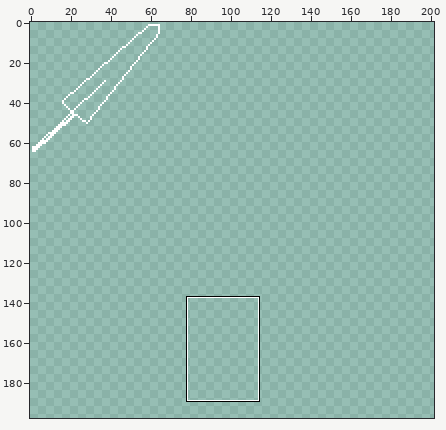
Sprite sheet -- NordicAttack/images/sitem-sheet0.png. The first picture is a wide view before the edit; the outline marks the close-up.
Close-up. Old version:
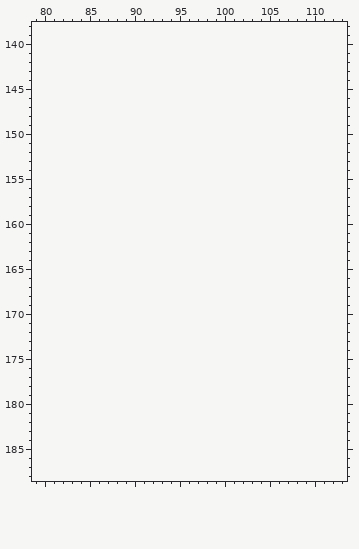
The file is 64x64 pixels. Colours within 5 levels of each other are drawn and written as one. Shown: x 79..113, y 138..188. The old version is drawn lined up with the new one, on the new canvas. The wide view leaves out empty margins. The commit also changed other parts of the picture, which this record leaves out.
After:
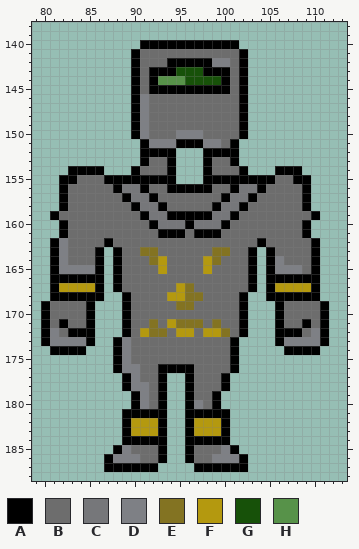
Palette (. is transparent): A #000000  B #6d6d6d  C #76777a  D #7e8085  E #837322  F #b4990f  G #175109  H #579249
Edits made:
canvas 64x64 -> 256x256, the old top-left corner now at 1,1
@@ x 79..113 @@
 139 ...................................
-140 ...................................
-141 ...................................
-142 ...................................
-143 ...................................
-144 ...................................
-145 ...................................
-146 ...................................
-147 ...................................
-148 ...................................
-149 ...................................
-150 ...................................
-151 ...................................
-152 ...................................
-153 ...................................
-154 ...................................
-155 ...................................
-156 ...................................
-157 ...................................
-158 ...................................
-159 ...................................
-160 ...................................
-161 ...................................
-162 ...................................
-163 ...................................
-164 ...................................
-165 ...................................
-166 ...................................
-167 ...................................
-168 ...................................
-169 ...................................
-170 ...................................
-171 ...................................
-172 ...................................
-173 ...................................
-174 ...................................
-175 ...................................
-176 ...................................
-177 ...................................
-178 ...................................
-179 ...................................
-180 ...................................
-181 ...................................
-182 ...................................
-183 ...................................
-184 ...................................
-185 ...................................
-186 ...................................
-187 ...................................
+140 ............AAAAAAAAAAA............
+141 ...........ABBBBBBBBBBBA...........
+142 ...........ABBBAAAAADDBA...........
+143 ...........ABAAAGGGAAABA...........
+144 ...........ABAHHHGGGGABA...........
+145 ...........ABAAAAAAAAABA...........
+146 ...........ADBBBBBBBBBBA...........
+147 ...........ADBBBBBBBBBBA...........
+148 ...........ADBBBBBBBBBBA...........
+149 ...........ADBBBBBBBBBBA...........
+150 ...........ADBBBDDDBBBBA...........
+151 ............ADDDAAADDBA............
+152 ............AAAA...AAAA............
+153 ............ABBA...ABBA............
+154 ....AAAA...ABBBA...ABBBA...AAA.....
+155 ...AABBBAAAAAAAA...AAAAAAAABBAA....
+156 ...ABBBBBACCABBAAAAABBACCABBBBA....
+157 ...ABBBBBBACCABBBBBBBACCABBBBBA....
+158 ...ABBBBBBBACCABBBBBACCABBBBBBA....
+159 ..ABBBBBBBBBACCAAAAACCABBBBBBBBA...
+160 ...ABBBBBBBBBACCCACCCABBBBBBBBA....
+161 ...ABBBBBBBBBBAAABAAABBBBBBBBBA....
+162 ..ADBBBBABBBBBBBBBBBBBBBBABBBBBA...
+163 ..ADBBBA.ABBEEBBBBBBEEBBA.ABBBBA...
+164 ..ADBBBA.ABBBEFBBBBFEBBBA.ADBBBA...
+165 ..ADDDDA.ABBBBFBBBBFBBBBA.ADDDBA...
+166 ..AAAAAA.ABBBBBBBBBBBBBBA.AAAAAA...
+167 ..AFFFFA.ABBBBBBFEBBBBBBA.AFFFFA...
+168 ..AAAAAA..ABBBBFFEEBBBBA..AAAAAA...
+169 .ABBBBA...ABBBBBEEBBBBBA...ABBBBA..
+170 .ABBBBA...ABBBBBBBBBBBBA...ABBBBA..
+171 .ABABBA...ABBEBFEEEBEBBA...ABBABA..
+172 .ADBAAA...ABFEEBFFBFFEBA...AAABDA..
+173 .ADDDDA..ADBBBBBBBBBBBA....ADDDDA..
+174 ..AAAA...ADBBBBBBBBBBBA.....AAAA...
+175 .........ADBBBBBBBBBBBA............
+176 .........ADDBBAAAABBBBA............
+177 ..........ADBBA..ABBBA.............
+178 ..........ADDBA..ABBBA.............
+179 ...........ADBA..ABBA..............
+180 ...........ADBA..ADBA..............
+181 ..........AAAAA..AAAAA.............
+182 ..........AFFFA..AFFFA.............
+183 ..........AFFFA..AFFFA.............
+184 ..........AAAAA..AAAAA.............
+185 .........ADBBBA..ABBBDA............
+186 ........ADDDBBA..ABBDDDA...........
+187 ........AAAAAA....AAAAAA...........
 188 ...................................
Pixel boxes of the changes (left, top, right, bottom) in both close-ups:
added: (41, 40, 329, 472)
